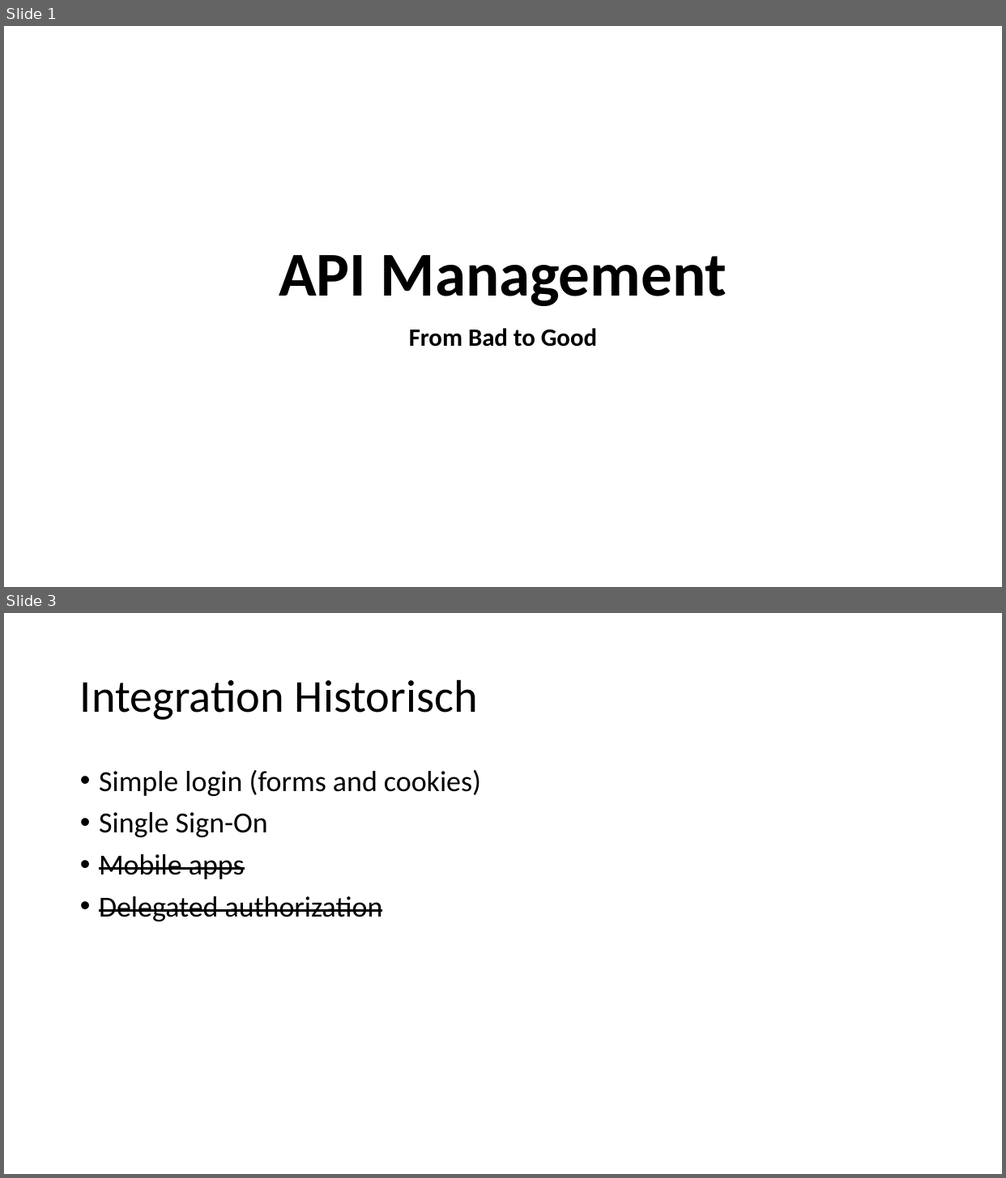
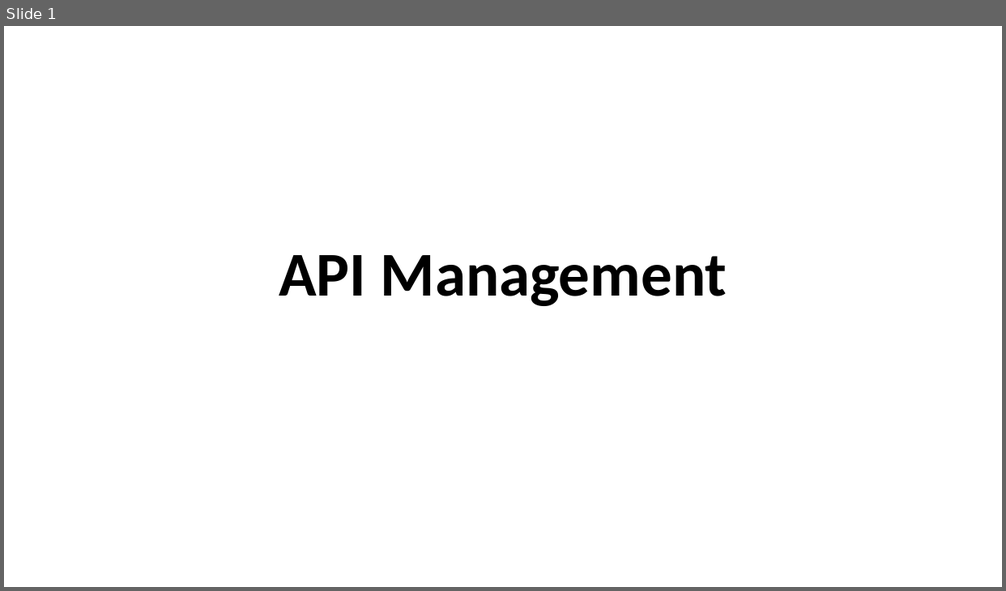
Before and after one commit to danielwagn3r/apimgmt-workshop, a slide deck: API Management.pptx. Shown one above the other, each under a label of ours: slides 1 and 3 before the commit, slide 1 after it; the slides between them are not shown. The pictures are 1006x1178 and 1006x591 pixels, drawn with LibreOffice and Linux fonts; fonts in the diff are those of the drawing. Boxes give left, top, right and bottom in pixels: in the first picture for what was removed or moved away, otherwise in the second. Text is boxed around its words. In the diff, an @@ line names an element or a change of style, - is before the commit and + after.

```diff
--- a/API Management.pptx
+++ b/API Management.pptx
@@ slide 3 removed at (4,613,1002,1174), background #FFFFFF @@
@@ title removed at (80,679,478,720) @@
-Integration Historisch
@@ text removed at (99,770,481,922) @@
-• Simple login (forms and cookies)
-• Single Sign-On
-• Mobile apps
-• Delegated authorization
@@ slide 1 changed as well @@
@@ subtitle removed at (409,328,597,347) @@
-From Bad to Good
```
Also in this commit, not shown: 1 other slide changed, 3 slides added.
